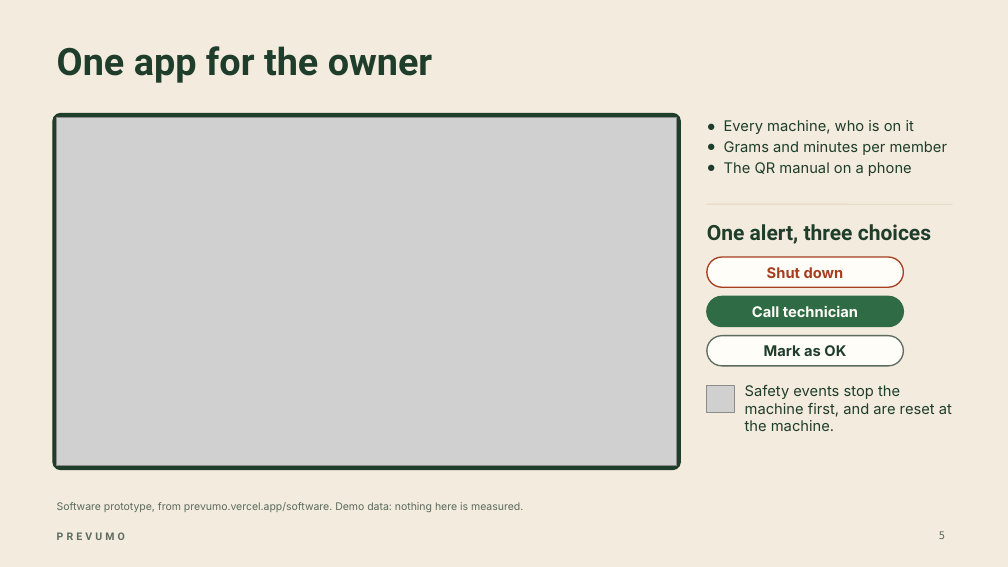
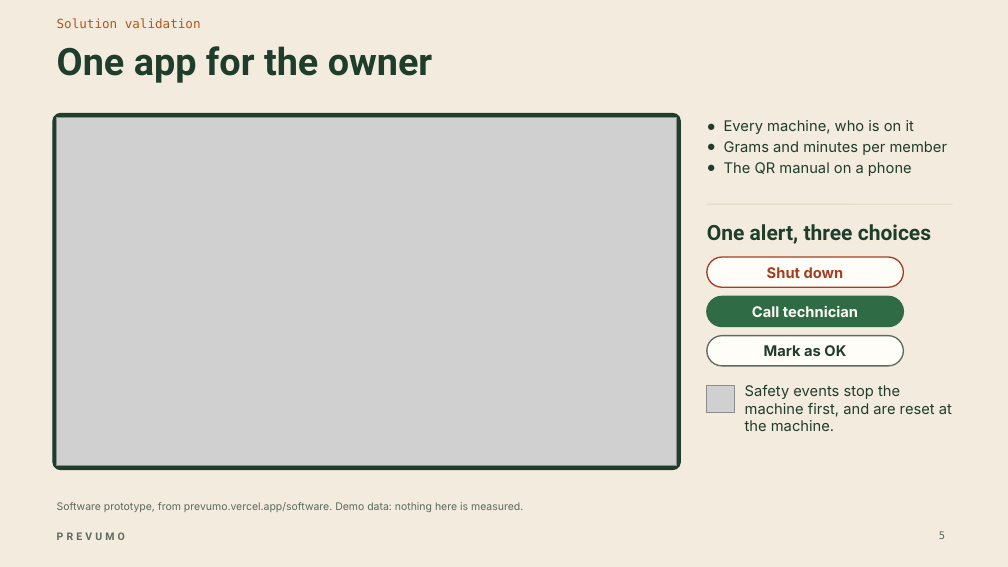
Before and after one commit to WAHB22/wahbs-world, a slide deck: slide 5 of prevumo/deliverables/final/PREVUMO-final.pptx. Drawn at 1008x567 pixels with LibreOffice and Linux fonts; fonts in the diff are those of the drawing; grey boxes stand for pictures. Boxes give left, top, right and bottom in pixels: in the first picture for what was removed or moved away, otherwise in the second. Text is boxed around its words. In the diff, an @@ line names an element or a change of style, - is before the commit and + after.

```diff
--- a/prevumo/deliverables/final/PREVUMO-final.pptx
+++ b/prevumo/deliverables/final/PREVUMO-final.pptx
@@ text added at bbox=[57, 18, 201, 28], 12 pt, text #B4561A @@
+Solution validation
```
Also in this commit, not shown: 8 other slides changed, 4 slides added, 3 slides removed, 11 other files.
